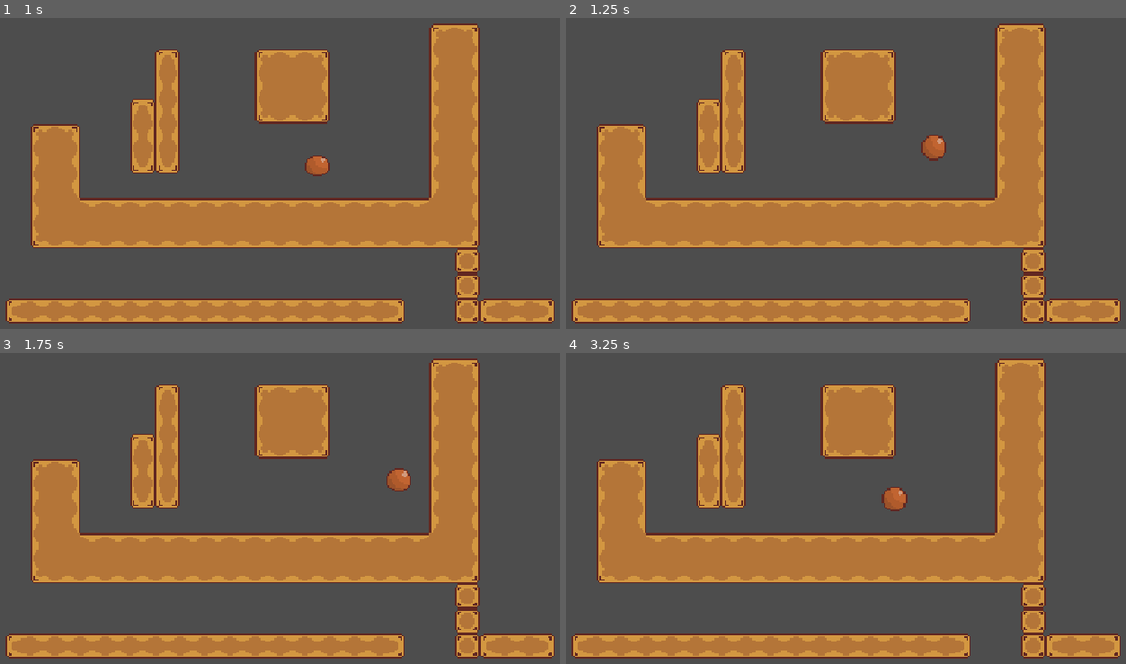
Above: before the commit, frames 1-4 (two rows, left to right).
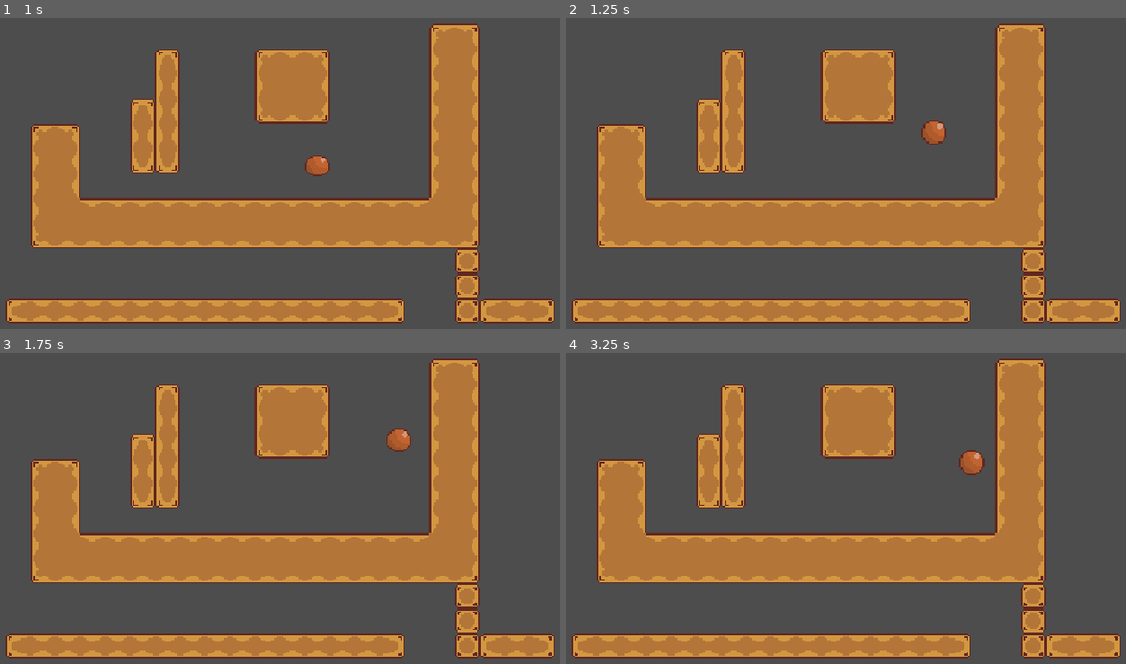
Above: after the commit, the same moments.

Repository: seanlhwi/Haven
Game: Godot game, scene res://game.tscn
The game is run twice, just before and just after one commit, with the same random seed, the same clock (stepped at 60 frames per second) and the same inputs.
Inputs:
- Up to frame 1 (1 s): tap Enter at 0.5 s; hold Right (move_right) from 0.53 s (still down); tap Space (jump) at 0.6, 0.77 s
- Up to frame 2 (1.25 s): keep holding Right (move_right); tap Space (jump) at 1.07 s
- Up to frame 3 (1.75 s): keep holding Right (move_right); tap Space (jump) at 1.35, 1.52 s
- Up to frame 4 (3.25 s): tap Space (jump) at 1.82, 2.1, 2.85, 3.02 s; release Right (move_right) at 2.03 s; hold Left (move_left) 2.03-2.78 s; hold Right (move_right) from 2.78 s (still down)

Frame 1 is identical in both runs. In frame 2, 0.5% of the frame differs, in the area x 63-68%, y 32-46%; in frame 3, 0.5%; in frame 4, 0.6%, in the area x 56-75%, y 31-51%.

Commit message:
Made Triple Jump

Diff:
--- a/Boba/Scenes/player.gd
+++ b/Boba/Scenes/player.gd
@@ -8,12 +8,16 @@
 const AIR_FRIC  = 350    # how quickly you slow down (lower number retains more velocity)
 
 # --- Jumping ---
-const JUMP_VELOCITY = -300 # initial jump speed (godot y asix is negative, so y velocity -300 is +300)
+const JUMP_VELOCITIES = [-300.0, -387.0, -458.0] # jumps 1, 2, 3
+const COMBO_TIMER = 0.30 # time for combo jump after hittin floor
+
+var jump_stage := 0   # counts jump stage
+var combo_timer := 0.0
 
 # --- adds acceleration and smooth stop ---
 func _handle_horizontal(delta):
 	if wall_jump_lock > 0.0:
-		return
+		return # stops code if after wall jump
 
 	var direction := Input.get_axis("move_left", "move_right") # -1 if left, 0 if still, +1 if right
 	if direction != 0.0: # if direction key if pressed
@@ -24,7 +28,7 @@
 		velocity.x = move_toward(velocity.x, 0.0, fric * delta) # (current, speed to 0.0, groudn or air friction)
 
 
-# --- Coyote Time/ Jump Buffer/ Variable Jump Height ---
+# --- Coyote Time/ Jump Buffer/ Variable Jump Height/ Combo Timer ---
 const COYOTE_TIME = 0.10 # jumping after ledge
 const JUMP_BUFFER = 0.10 # press jump before landing
 const JUMP_CUT = 0.45 # fraction of the rising speed kept on an early release
@@ -33,6 +37,14 @@
 var jump_buffer_timer := 0.0
 
 func _handle_jump(delta):
+	# --- Coyote timer + combo timer ---
+	if is_on_floor():
+		coyote_timer = COYOTE_TIME
+		combo_timer = max(combo_timer - delta, 0.0) # only counts down while on the ground
+		if combo_timer == 0.0:
+			jump_stage = 0 # waited too long, chain resets
+	else:
+		coyote_timer = max(coyote_timer - delta, 0.0)
 	# --- Coyote timer ---
 	if is_on_floor():
 		coyote_timer = COYOTE_TIME # if on floor, make coyote_timer 0.10
@@ -46,9 +58,11 @@
 		jump_buffer_timer = max(jump_buffer_timer - delta, 0.0) # start buffer timer if button pressed in past frame, otherwise make timer = 0.0
 
 	if jump_buffer_timer > 0.0 and coyote_timer > 0.0:
-		velocity.y = JUMP_VELOCITY
+		velocity.y = JUMP_VELOCITIES[jump_stage]            # pick this jump's speed
+		jump_stage = (jump_stage + 1) % JUMP_VELOCITIES.size() # move to the next jump, wrap after the last
+		combo_timer = COMBO_TIMER                         # restart the window
 		jump_buffer_timer = 0.0
-		coyote_timer = 0.0 # if both Coyote Time and Jump Buffer are true, jump and set values to 0.0
+		coyote_timer = 0.0
 
  	# --- Variable Jump Height ---
 	if Input.is_action_just_released("jump") and velocity.y < 0.0 and not is_clinging:
@@ -76,29 +90,30 @@
 
 # --- Wall Jump/ Cling ---
 const WALL_JUMP_PUSH: float = 100.0
-const WALL_CLIMB_SPEED = 130.0   # max speed up/down the wall when holding up/down
-const WALL_CLIMB_ACCEL = 3000.0  # how fast you speed up on the wall
-const WALL_CLIMB_FRIC  = 3300.0  # how fast you slow down toward the slide speed
-const WALL_SLIDE_SPEED = 30.0    # slow downward drift when no up/down is held
+const WALL_CLIMB_SPEED = 130.0   # max speed up/down the wall
+const WALL_CLIMB_ACCEL = 3000.0  # wall accel
+const WALL_CLIMB_FRIC  = 3300.0  # wall friction
+const WALL_SLIDE_SPEED = 30.0    # slow slide downwards
+const WALL_GLIDE_SPEED = -300    # main glide speed
 
-var wall_contact_coyote: float = 0.0
-const WALL_CONT_COYOTE_TIME: float = 0.2
+var wall_contact_coyote: float = 0.0 # set coyote time to 0
+const WALL_CONT_COYOTE_TIME: float = 0.2 # set coyote time to 0.2
 
-var wall_jump_lock: float = 0.0
-const WALL_JUMP_LOCK_TIME = 0.05
+var wall_jump_lock: float = 0.0 # set jump lock timer to 0
+const WALL_JUMP_LOCK_TIME = 0.05 # set jump lock timer to 0.05
 
-var look_dir_x: int = 1
-var is_clinging := false
+var look_dir_x: int = 1 #wall to left is -1, wall to right is +1, and default setting is +1
+var is_clinging := false # starts with character not clinging to wall
 
-func _update_cling() -> void:
-	var toward := Input.get_axis("move_left", "move_right")
-	var wall_dir := -signf(get_wall_normal().x) if is_on_wall() else 0.0
-	is_clinging = (
+func _update_cling() -> void: # returns to nothing
+	var toward := Input.get_axis("move_left", "move_right") # what direction the player presses, left=-1, right=+1, neurtral=0
+	var wall_dir := -signf(get_wall_normal().x) if is_on_wall() else 0.0 # player direction on wall is -normal, signf simnplifies to 1, -1, 0, if not on wall, 0
+	is_clinging = ( # condition of wall cling
 		not is_on_floor()
 		and is_on_wall()
-		and wall_jump_lock <= 0.0
-		and toward != 0.0
-		and toward == wall_dir
+		and wall_jump_lock <= 0.0 # short lockout is positive
+		and toward != 0.0 # a direction key is pressed
+		and toward == wall_dir # button pressed matches wall directino
 	)
 
 func _wall_jump(delta: float) -> void:
@@ -111,7 +126,7 @@
 		var rate := WALL_CLIMB_ACCEL if v_input != 0.0 else WALL_CLIMB_FRIC
 		velocity.y = move_toward(velocity.y, target_y, rate * delta)
 
-		velocity.x = look_dir_x * 20.0  # small push keeps is_on_wall() true
+		velocity.x = look_dir_x * 20.0  # small push keeps is_on_wall true
 	else:
 		wall_contact_coyote = max(wall_contact_coyote - delta, 0.0)
 
@@ -119,7 +134,7 @@
 		wall_jump_lock = max(wall_jump_lock - delta, 0.0)
 
 	if not is_on_floor() and wall_contact_coyote > 0.0 and Input.is_action_just_pressed("jump"):
-		velocity.y = JUMP_VELOCITY
+		velocity.y = WALL_GLIDE_SPEED
 		velocity.x = -look_dir_x * WALL_JUMP_PUSH
 		wall_jump_lock = WALL_JUMP_LOCK_TIME
 		wall_contact_coyote = 0.0
